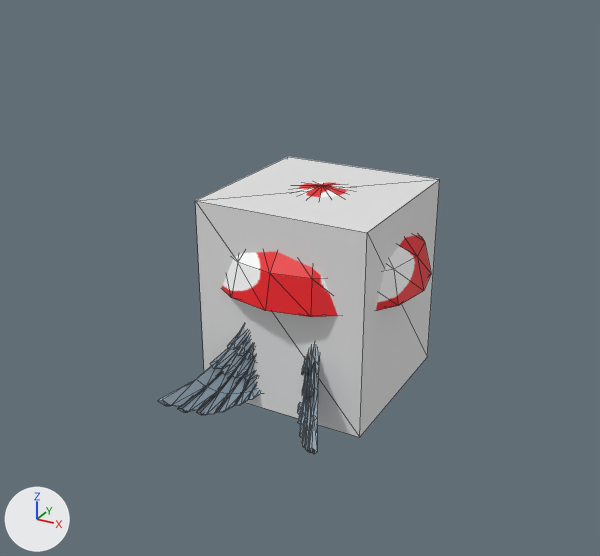
Renders of the glTF model Asset/Models/Character/Enemy/FlyEnemy/flyEnemy.gltf from each side of a commit.
Both versions are drawn from a 50 mm camera at (4.84, -9.42, 6.16) aimed at (-0.13, -0.38, 1.64). The axes (+X, +Y, +Z) are drawn at lower left. The lights are the same throughout. Mesh edges are drawn as thin lines. Where no turn or scale is listed for an object, it has been applied to the vertices. Vertices at the same position are counted once.

The first picture shows 'COL', 'Cube', 'Cube.001', '球'.
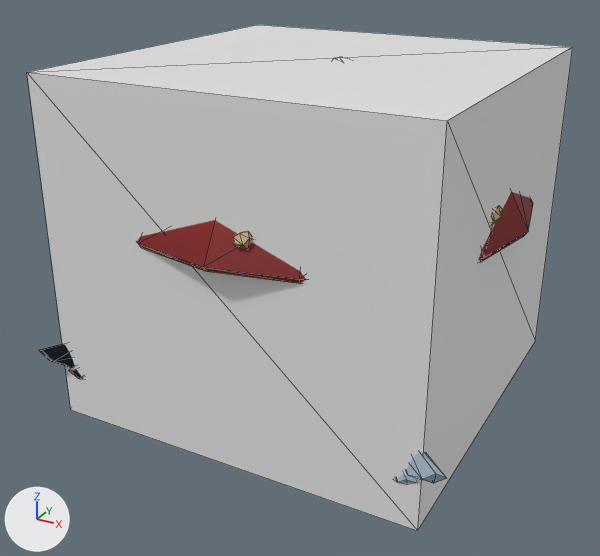
Where the newer file only moved an object's origin or applied its transform, the numbers keep the older frame.

Location of each change, (x1, y1, x2, y2) in pixels of the pictures (600 x 556 px):
'COL', mesh rescaled (122% wider, 80% taller)
    before: (195, 157, 440, 437)
    after: (27, 25, 573, 531)
'球', deleted
    before: (222, 182, 431, 317)
'mushroom', added (red)
    after: (136, 58, 533, 283)
'Cube', deleted
    before: (158, 327, 260, 415)
'Cube.001', mesh turned
    before: (297, 345, 319, 454)
    after: (396, 452, 447, 483)
'Cube.002', added (black)
    after: (39, 344, 82, 379)

The edits, one by one:
Picture 'Albedo' (img_albedo) is new.
Material 'lambert1' (mat_lambert1) is new.
Its texture is img_albedo.
Its roughness is 0.553.
me_立方体 has 8 vertices, 12 faces and spans x -1.2..1.2, y -1.2..1.2, z 0.0..2.8.
me_立方体 is used by ob_col; location (0.0, 0.0, 0.0).
me_立方体 part 1: the whole mesh is scaled about the mesh origin by (2.08, 2.08, 1.61).
me_cube_002 has 217 vertices, 430 faces and spans x 0.09..1.16, y -2.3..-0.44, z 0.07..1.56.
me_cube_002 is used by ob_cube_001; location (0.0, 0.0, 0.0).
me_cube_002 part 2: the whole mesh is turned 30 degrees about the z axis through its middle and scaled by 1.5, then moved by (0.79, -0.44, 0.64).
Mesh me_メッシュ is new.
It has 755 vertices, 1273 faces and spans x -2.75..2.75, y -2.75..2.75, z 0.0..4.51.
It uses material mat_lambert1 (picture img_albedo).
Mesh me_cube_003 is new.
It has 217 vertices, 430 faces and spans x -2.81..-0.05, y -2.66..-0.96, z 0.34..2.57.
It uses material mat_material_002 (picture img_texture).
Object 'Cube' (ob_cube) is deleted.
Object '球' (ob_球) is deleted.
Object 'mushroom' (ob_mushroom) is new; it shows me_メッシュ.
Its location is (0.0, 0.0, 0.0).
Object 'Cube.002' (ob_cube_002) is new; it shows me_cube_003.
Its location is (0.0, 0.0, 0.0).
